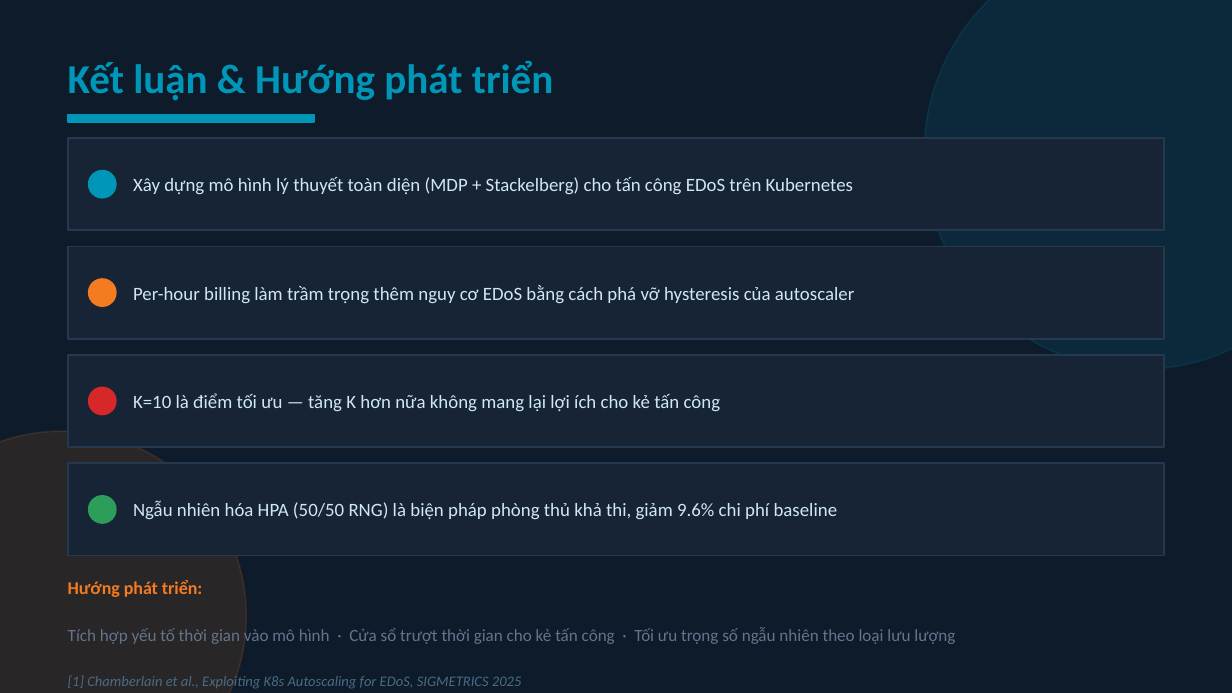
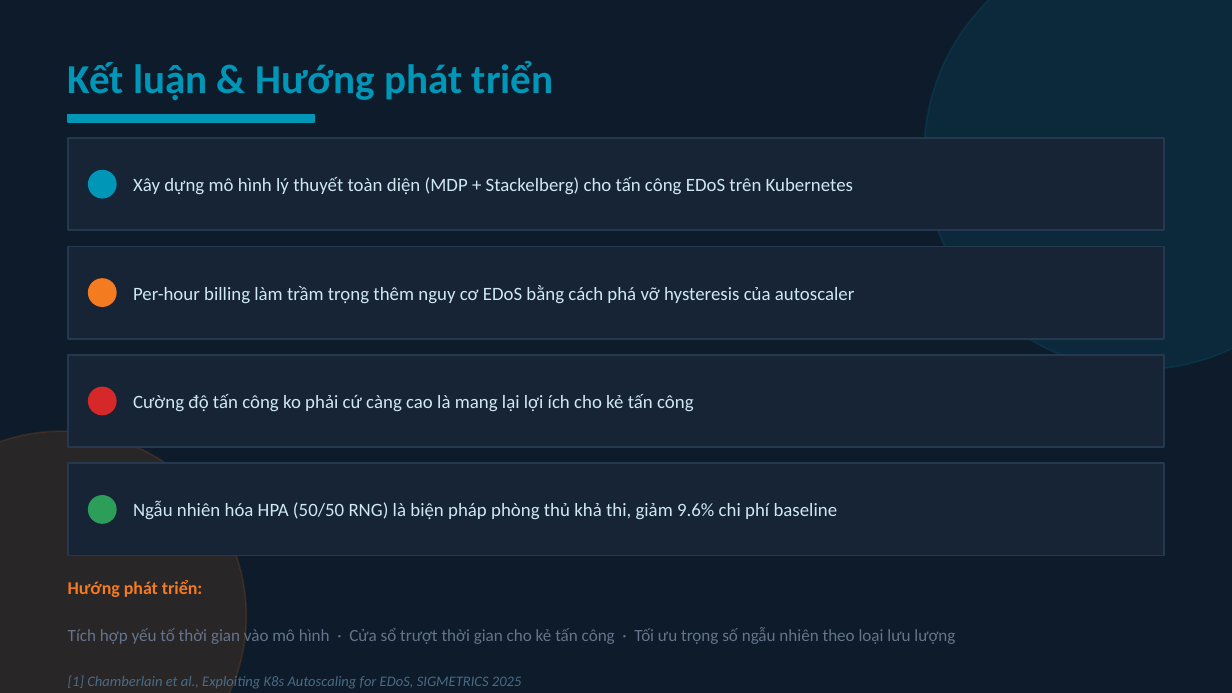
Before and after one commit to tienlamict/edos-demo, a slide deck: slide 23 of report/edos_slide.pptx (slide 20 before the commit). Drawn at 1232x693 pixels with LibreOffice and Linux fonts; fonts in the diff are those of the drawing. Boxes give left, top, right and bottom in pixels: in the first picture for what was removed or moved away, otherwise in the second. Text is boxed around its words. In the diff, an @@ line names an element or a change of style, - is before the commit and + after.

```diff
--- a/report/edos_slide.pptx
+++ b/report/edos_slide.pptx
@@ text at (133,394,694,411): text changed @@
-K=10 là điểm tối ưu — tăng K hơn nữa không mang lại lợi ích cho kẻ tấn công
+Cường độ tấn công ko phải cứ càng cao là mang lại lợi ích cho kẻ tấn công
```
Also in this commit, not shown: 6 other slides changed, 5 slides added, 2 slides removed.
